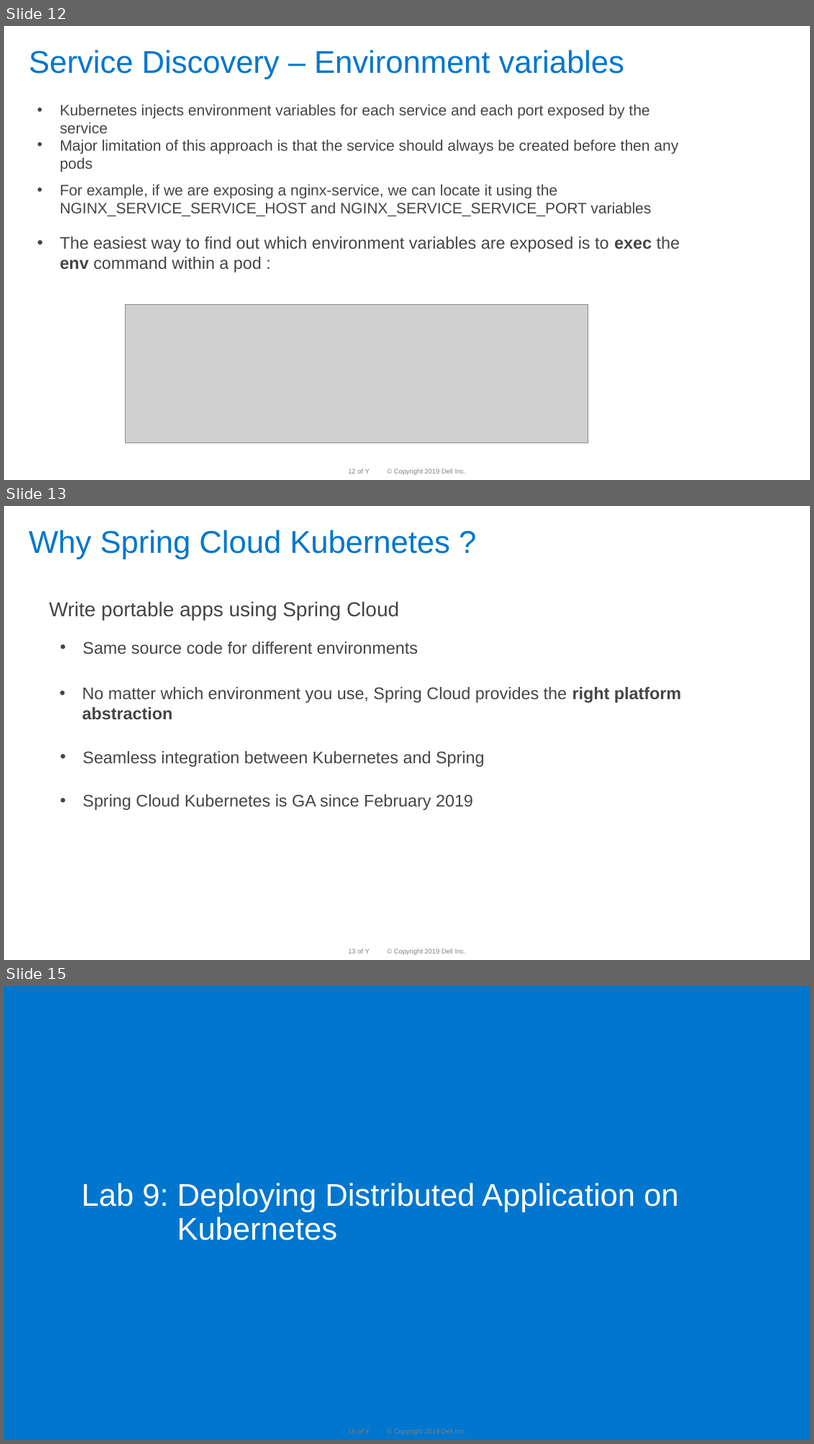
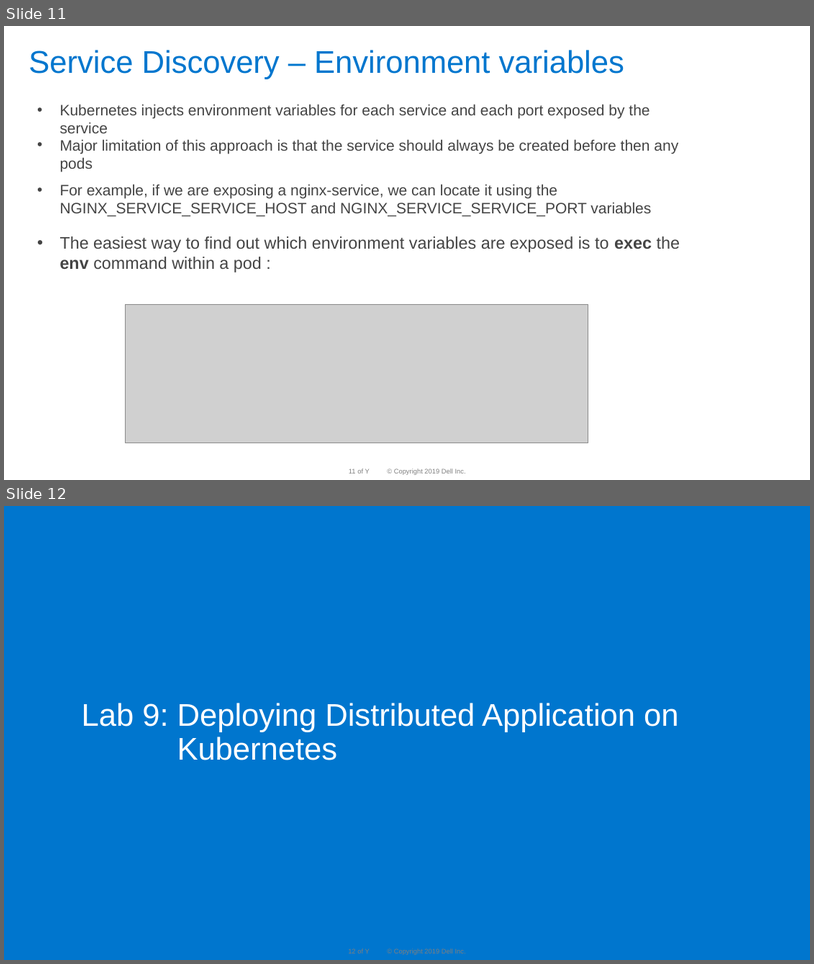
Before and after one commit to dteskubernetesworkshop/spring-boot-k8s-workshop, a slide deck: slides/k8 workshop deck-Day-3 -v 1.0.pptx. Shown one above the other, each under a label of ours: slides 12, 13 and 15 before the commit, slides 11 and 12 after it; the slides between them are not shown. The pictures are 814x1444 and 814x964 pixels, drawn with LibreOffice and Linux fonts; fonts in the diff are those of the drawing; grey boxes stand for pictures; background and template pictures are left out. Boxes give left, top, right and bottom in pixels: in the first picture for what was removed or moved away, otherwise in the second. Text is boxed around its words. In the diff, an @@ line names an element or a change of style, - is before the commit and + after.

```diff
--- a/slides/k8 workshop deck-Day-3 -v 1.0.pptx
+++ b/slides/k8 workshop deck-Day-3 -v 1.0.pptx
@@ slide 13 removed at [4,506,810,960], background #FFFFFF; not listed: 3 template elements that a slide beside it also shows @@
@@ title removed at [28,530,450,559] @@
-Why Spring Cloud Kubernetes ?
@@ text removed at [49,601,399,620] @@
-Write portable apps using Spring Cloud
@@ text removed at [82,641,418,654] @@
-• Same source code for different environments
@@ text removed at [82,687,682,719] @@
-• No matter which environment you use, Spring Cloud provides the right platform abstraction
@@ text removed at [82,751,484,767] @@
-• Seamless integration between Kubernetes and Spring
@@ text removed at [82,794,473,810] @@
-• Spring Cloud Kubernetes is GA since February 2019
@@ what was slide 12 is now slide 11 @@
@@ page number at [349,468,356,473]: text changed @@
-12
+11
@@ what was slide 15 is now slide 12 @@
@@ page number at [348,948,355,953]: text changed @@
-15
+12
```
Also in this commit, not shown: 2 other slides removed, 1 other file.
